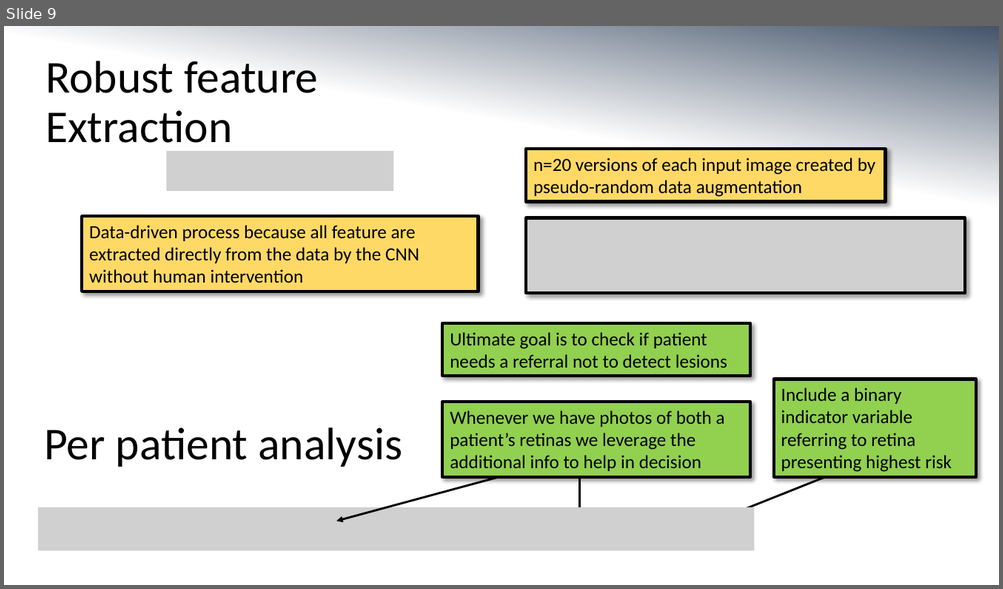
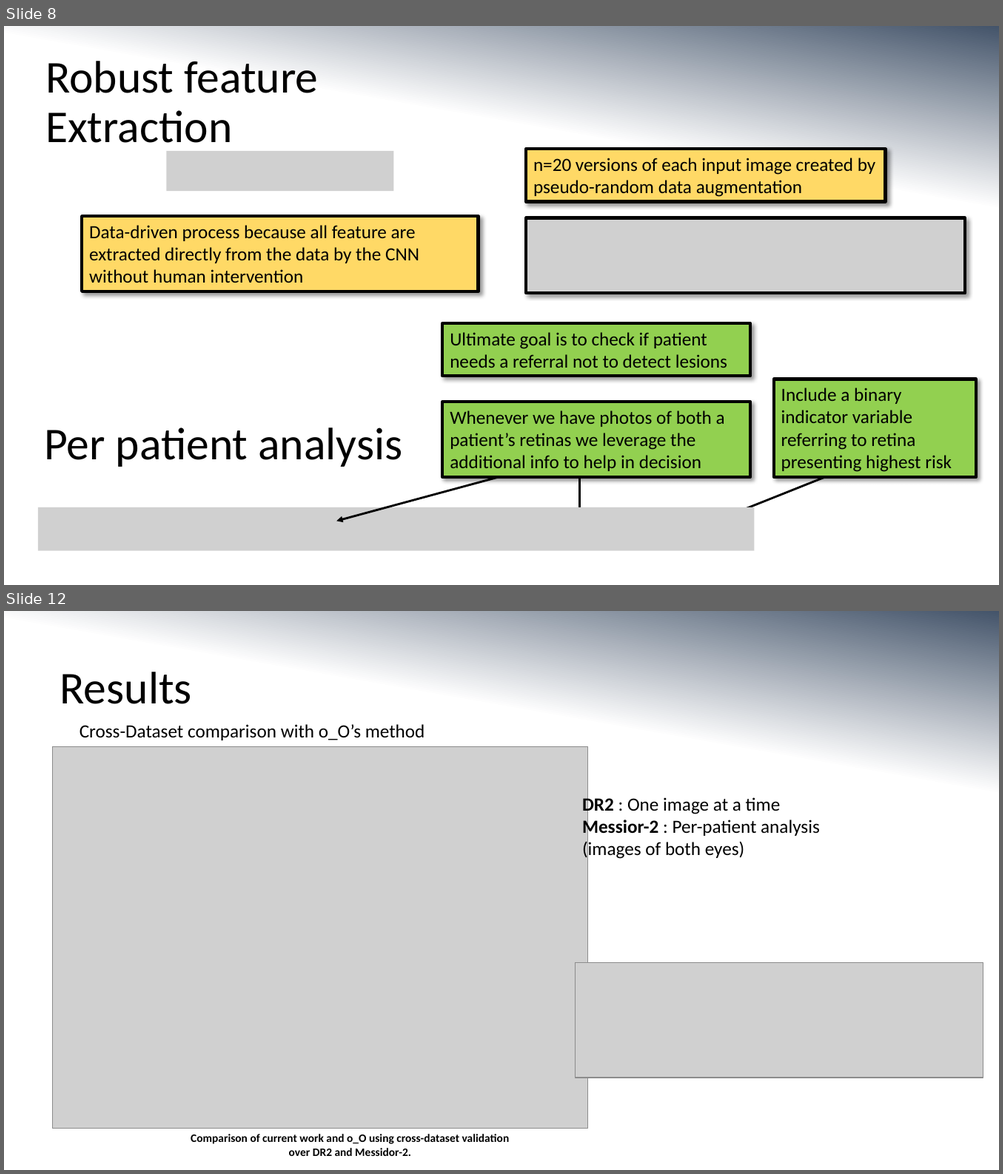
Before and after one commit to MorganMWJ/sem1020-paper-presentations, a slide deck: dr_slides.pptx. Shown one above the other, each under a label of ours: slide 9 before the commit, slides 8 and 12 after it; the slides between them are not shown. The pictures are 1003x589 and 1003x1174 pixels, drawn with LibreOffice and Linux fonts; fonts in the diff are those of the drawing; grey boxes stand for pictures. Boxes give left, top, right and bottom in pixels: in the first picture for what was removed or moved away, otherwise in the second. Text is boxed around its words. In the diff, an @@ line names an element or a change of style, - is before the commit and + after.

```diff
--- a/dr_slides.pptx
+++ b/dr_slides.pptx
@@ slide 12 added at (x1=4, y1=611, x2=999, y2=1170), background gradient #44546A to #FFFFFF @@
@@ text added at (x1=60, y1=672, x2=192, y2=704), 44 pt, text #000000 @@
+Results
@@ text added at (x1=79, y1=724, x2=425, y2=741), 18 pt, text #000000 @@
+Cross-Dataset comparison with o_O’s method
@@ picture added at (x1=53, y1=747, x2=587, y2=1129) @@
@@ text added at (x1=582, y1=795, x2=819, y2=860), 18 pt, text #000000 @@
+DR2 : One image at a time
+Messior-2 : Per-patient analysis (images of both eyes)
@@ picture added at (x1=575, y1=963, x2=983, y2=1078) @@
@@ text added at (x1=190, y1=1134, x2=509, y2=1156), 11 pt, text #000000, bold @@
+Comparison of current work and o_O using cross-dataset validation over DR2 and Messidor-2.
@@ what was slide 9 is now slide 8 @@
```
Also in this commit, not shown: 9 slides changed, 4 other slides added, 2 slides removed, 10 other files.
